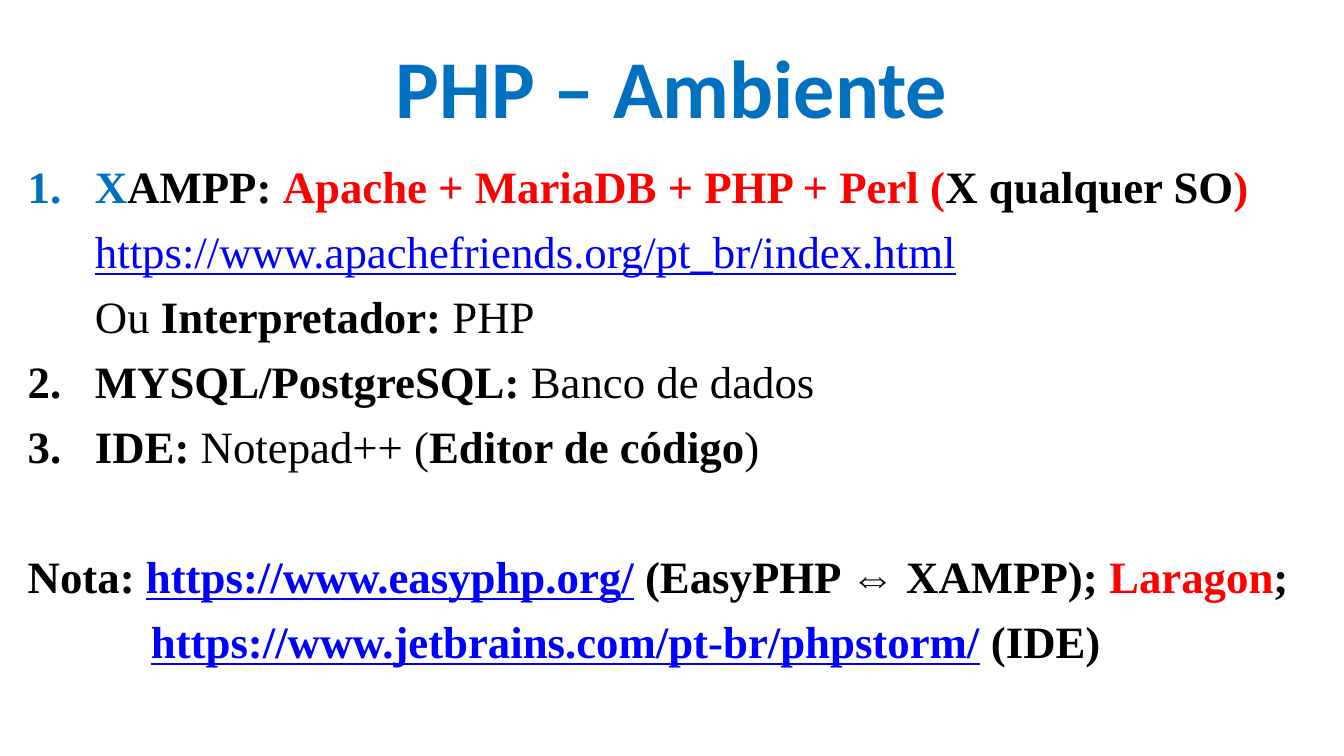
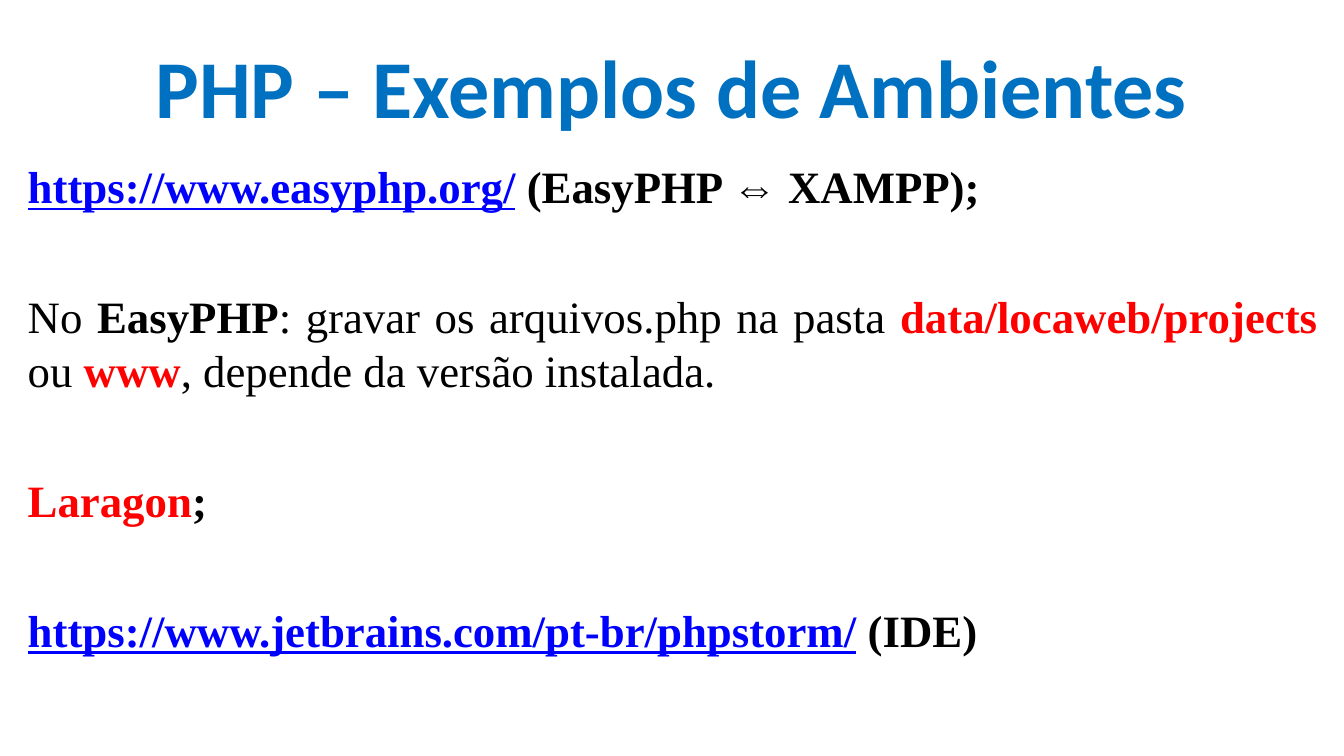
Before and after one commit to CloudEducationBrazil/WydenDesenvolvimentoWebPHP, a slide deck: slide 5 of 01 Classes/Aula 12 e 13 Desenvolvimento Web PHP - PHP.pptx. Drawn at 1344x756 pixels with LibreOffice and Linux fonts; fonts in the diff are those of the drawing; background and template pictures are left out. Boxes give left, top, right and bottom in pixels: in the first picture for what was removed or moved away, otherwise in the second. Text is boxed around its words. In the diff, an @@ line names an element or a change of style, - is before the commit and + after.

```diff
--- a/01 Classes/Aula 12 e 13 Desenvolvimento Web PHP - PHP.pptx
+++ b/01 Classes/Aula 12 e 13 Desenvolvimento Web PHP - PHP.pptx
@@ title at (155,60,1187,131): text changed @@
-PHP – Ambiente
+PHP – Exemplos de Ambientes
@@ text at (28,172,1317,527): text changed @@
-1. XAMPP: Apache + MariaDB + PHP + Perl (X qualquer SO)
-https://www.apachefriends.org/pt_br/index.html
-Ou Interpretador: PHP
-2. MYSQL/PostgreSQL: Banco de dados
-3. IDE: Notepad++ (Editor de código)
-Nota: https://www.easyphp.org/ (EasyPHP ⇔ XAMPP); Laragon;
+https://www.easyphp.org/ (EasyPHP ⇔ XAMPP);
+No EasyPHP: gravar os arquivos.php na pasta data/locaweb/projects ou www, depende da versão instalada.
+Laragon;
```
Also in this commit, not shown: 2 other slides changed, 1 slide added, 1 slide removed, 25 other files.
